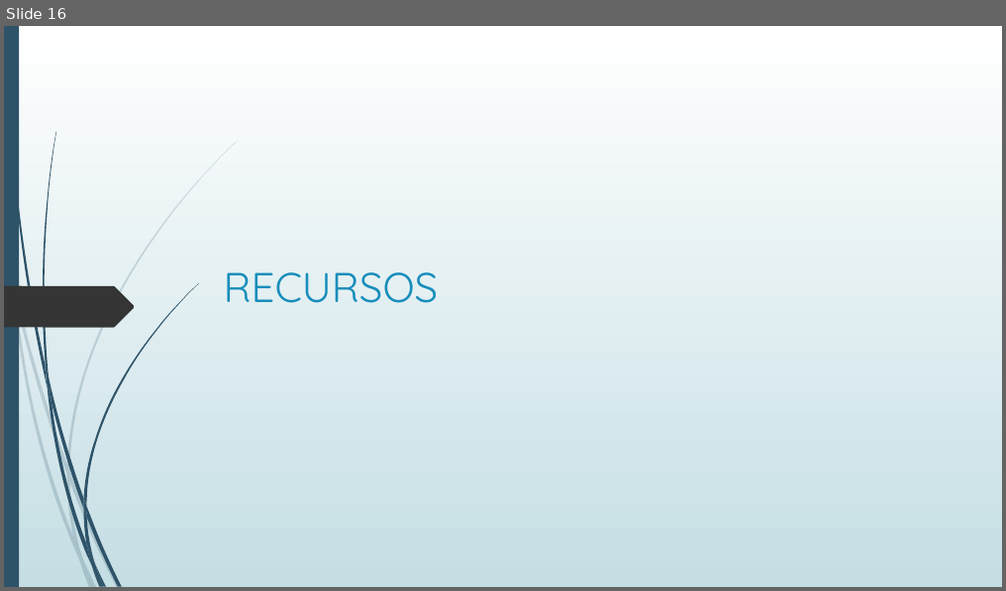
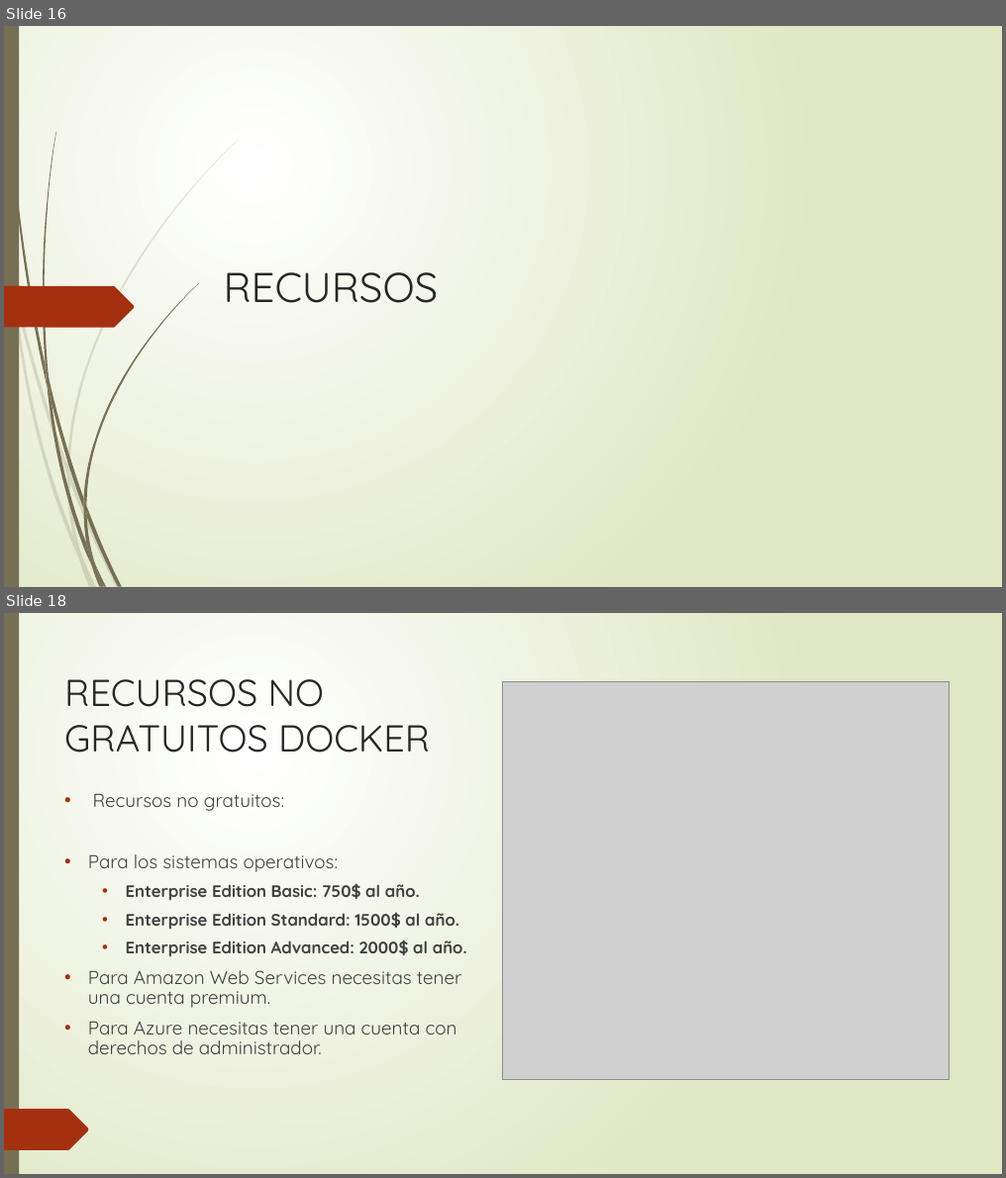
Before and after one commit to DiegoUAH/TG1, a slide deck: TG1-Presentacion.pptx. Shown one above the other, each under a label of ours: slide 16 before the commit, slides 16 and 18 after it; the slides between them are not shown. The pictures are 1006x591 and 1006x1178 pixels, drawn with LibreOffice and Linux fonts; fonts in the diff are those of the drawing; grey boxes stand for pictures. Boxes give left, top, right and bottom in pixels: in the first picture for what was removed or moved away, otherwise in the second. Text is boxed around its words. In the diff, an @@ line names an element or a change of style, - is before the commit and + after.

```diff
--- a/TG1-Presentacion.pptx
+++ b/TG1-Presentacion.pptx
@@ slide 18 added at (4, 613, 1002, 1174), background gradient #FFFFFF to #DFE8C4; not listed: 22 template elements that a slide beside it also shows @@
@@ rectangle added at (4, 613, 1002, 1174), fill gradient #FFFFFF to #DFE8C4 @@
@@ rectangle added at (4, 613, 19, 1174), fill #766F54 @@
@@ freeform shape added at (4, 671, 135, 713), fill #A53010 @@
@@ title added at (64, 679, 430, 753), 36 pt, text #262626 @@
+RECURSOS NO GRATUITOS DOCKER
@@ picture added at (503, 681, 948, 1079) @@
@@ text added at (88, 793, 467, 1055), 18 pt, text #404040 @@
+• Recursos no gratuitos:
+• Para los sistemas operativos:
+  • Enterprise Edition Basic: 750$ al año.
+  • Enterprise Edition Standard: 1500$ al año.
+  • Enterprise Edition Advanced: 2000$ al año.
+• Para Amazon Web Services necesitas tener una cuenta premium.
+• Para Azure necesitas tener una cuenta con derechos de administrador.
@@ freeform shape added at (4, 1109, 89, 1151), fill #A53010 @@
@@ slide 16 changed as well @@
@@ background gradient #FFFFFF to #C5DEE5 to gradient #FFFFFF to #DFE8C4 @@
@@ freeform shape at (6, 26, 47, 386): fill #2E5369 to #766F54; outline redrawn @@
@@ fill #2E5369 to #766F54 in 12 elements at (49, 379, 83, 509), (86, 506, 122, 586), (47, 383, 91, 567), (95, 565, 107, 587), (46, 363, 52, 404), (83, 283, 199, 506), (91, 567, 101, 587), (83, 509, 94, 565), (83, 498, 86, 517), (86, 544, 104, 586), (4, 26, 19, 587), (43, 132, 56, 379) @@
@@ title "RECURSOS" at (224, 273, 439, 303): text colour #178DBB to #262626 @@
@@ freeform shape at (4, 286, 135, 328): fill #353535 to #A53010 @@
@@ fill #2E5369 at 20% opacity to #766F54 at 20% opacity in 10 elements at (4, 237, 12, 288), (15, 284, 67, 474), (70, 472, 120, 587), (82, 559, 97, 587), (12, 288, 79, 561), (67, 474, 82, 559), (67, 141, 238, 472), (79, 561, 93, 587), (67, 465, 70, 482), (73, 537, 93, 587) @@
```
Also in this commit, not shown: 17 other slides changed, 3 other slides added, 1 slide removed.
